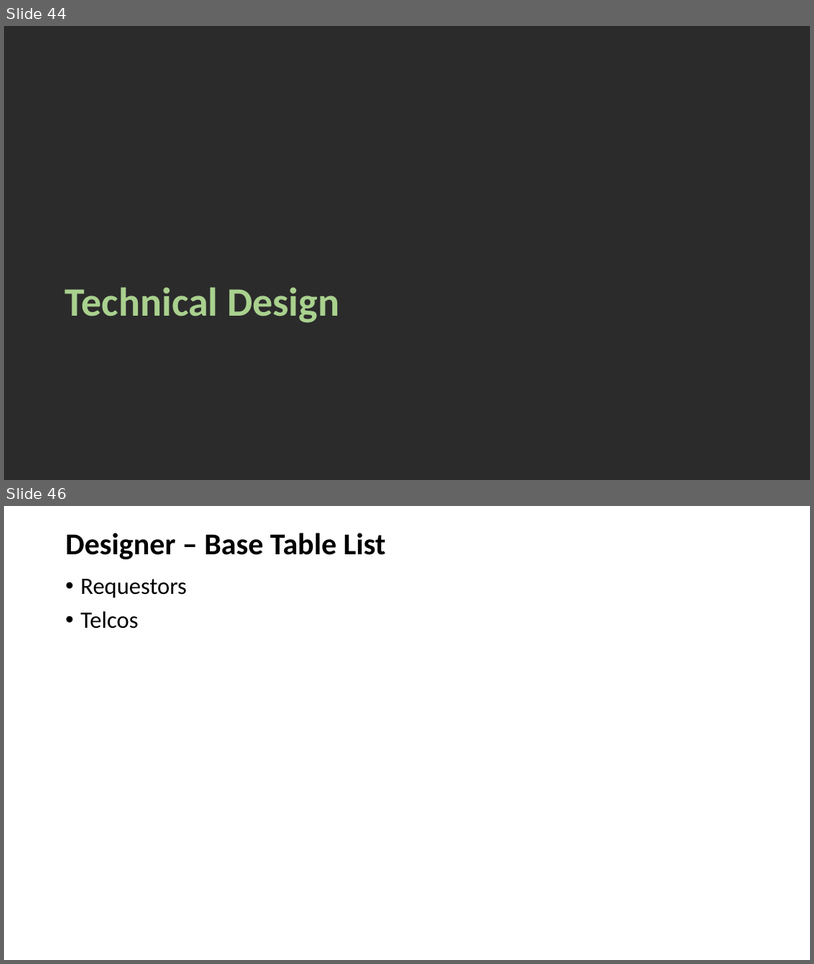
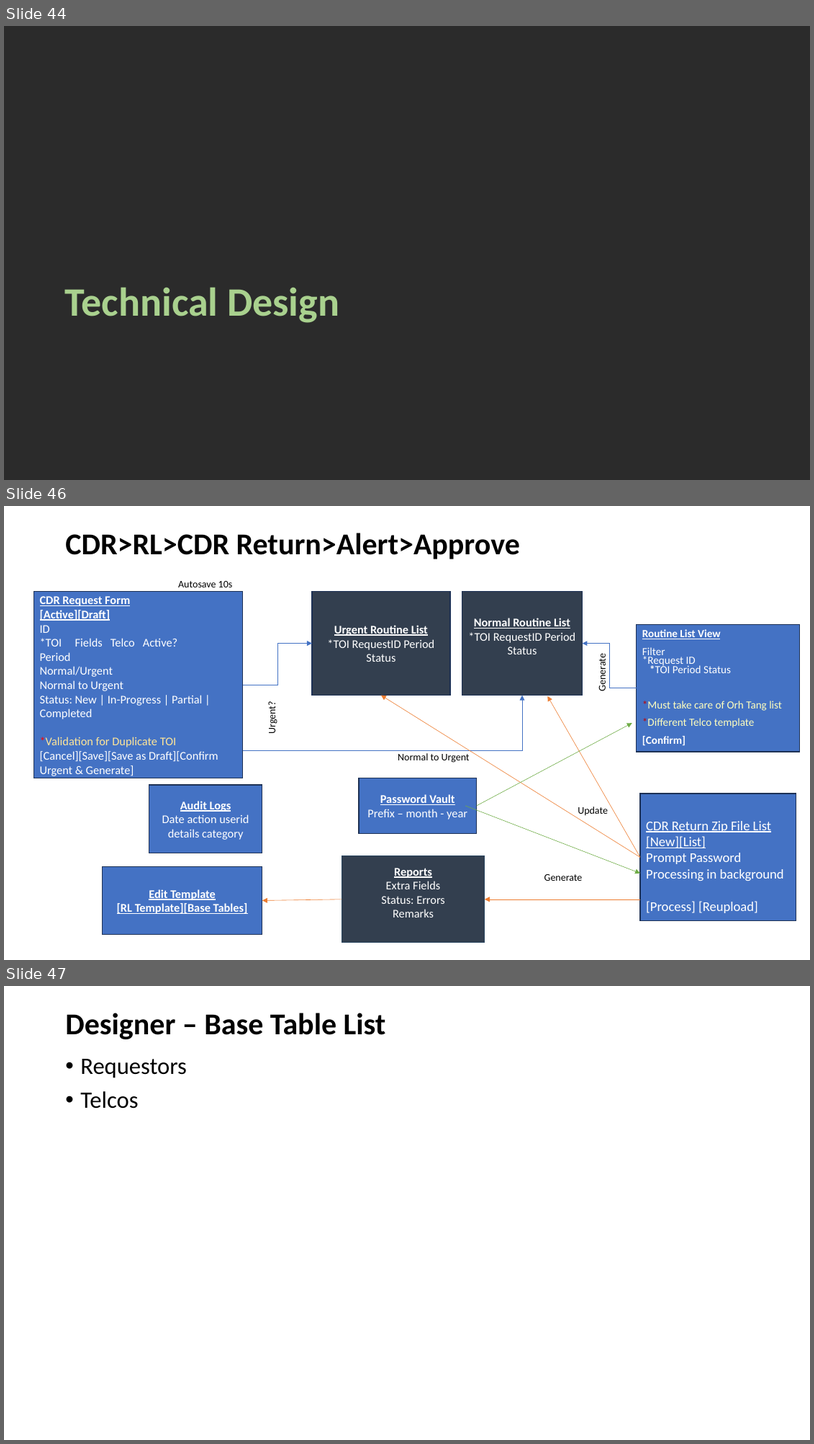
Before and after one commit to ksericpro/hawkeye, a slide deck: docs/DBMS CDR@29Aug25 v1.1.pptx. Shown one above the other, each under a label of ours: slides 44 and 46 before the commit, slides 44, 46 and 47 after it; the slides between them are not shown. The pictures are 814x964 and 814x1444 pixels, drawn with LibreOffice and Linux fonts; fonts in the diff are those of the drawing; background and template pictures are left out; a plain dark background stands for a picture behind light text. Boxes give left, top, right and bottom in pixels: in the first picture for what was removed or moved away, otherwise in the second. Text is boxed around its words. In the diff, an @@ line names an element or a change of style, - is before the commit and + after.

Commit message:
extract excel

```diff
--- a/docs/DBMS CDR@29Aug25 v1.1.pptx
+++ b/docs/DBMS CDR@29Aug25 v1.1.pptx
@@ slide 46 added at <box>4,506,810,960</box>, background #FFFFFF @@
@@ title added at <box>65,533,520,559</box>, 36 pt, text #000000, bold @@
+CDR>RL>CDR Return>Alert>Approve
@@ rectangle added at <box>34,591,243,777</box>, fill #4472C4, outline #1E3256 1 pt, 14 pt, text #FFFFFF @@
+CDR Request Form
+[Active][Draft]
+ID
+*TOI Fields Telco Active?
+Period
+Normal/Urgent
+Normal to Urgent
+Status: New | In-Progress | Partial | Completed
+*Validation for Duplicate TOI
+[Cancel][Save][Save as Draft][Confirm Urgent & Generate]
@@ text added at <box>178,581,233,587</box>, 12 pt, text #000000 @@
+Autosave 10s
@@ rectangle added at <box>312,591,450,695</box>, fill #333F50, outline #1E3256 1 pt, 14 pt, text #FFFFFF @@
+Urgent Routine List
+*TOI RequestID Period Status
@@ rectangle added at <box>463,591,583,695</box>, fill #333F50, outline #1E3256 1 pt, 14 pt, text #FFFFFF @@
+Normal Routine List
+*TOI RequestID Period Status
@@ text added at <box>637,625,801,752</box>, fill #4472C4, outline #1E3256 1 pt, 12.9 pt, text #FFFFFF @@
+Routine List View
+Filter
+*Request ID
+*TOI Period Status
+*Must take care of Orh Tang list
+*Different Telco template
+[Confirm]
@@ elbow arrow added from (243, 685) to (312, 644), #4472C4 0.5 pt @@
@@ elbow arrow added from (637, 688) to (583, 644), #4472C4 0.5 pt @@
@@ text added at <box>597,657,609,691</box>, 12 pt, text #000000 @@
+Generate
@@ elbow arrow added from (243, 750) to (522, 695), #4472C4 0.5 pt @@
@@ arrow added from (640, 857) to (381, 695), #ED7D31 0.5 pt @@
@@ arrow added from (640, 857) to (548, 696), #ED7D31 0.5 pt @@
@@ text added at <box>266,704,278,733</box>, 12 pt, text #000000 @@
+Urgent?
@@ arrow added from (477, 806) to (633, 723), #70AD47 0.5 pt @@
@@ text added at <box>398,753,470,762</box>, 12 pt, text #000000 @@
+Normal to Urgent
@@ rectangle added at <box>149,785,263,852</box>, fill #4472C4, outline #1E3256 1 pt, 14 pt, text #FFFFFF @@
+Audit Logs
+Date action userid details category
@@ rectangle added at <box>359,777,477,834</box>, fill #4472C4, outline #1E3256 1 pt, 14 pt, text #FFFFFF @@
+Password Vault
+Prefix – month - year
@@ arrow added from (466, 806) to (640, 873), #70AD47 0.5 pt @@
@@ text added at <box>578,806,608,816</box>, 12 pt, text #000000 @@
+Update
@@ rectangle added at <box>640,793,797,921</box>, fill #4472C4, outline #1E3256 1 pt, 16 pt, text #FFFFFF @@
+CDR Return Zip File List
+[New][List]
+Prompt Password
+Processing in background
+[Process] [Reupload]
@@ rectangle added at <box>102,867,262,934</box>, fill #4472C4, outline #1E3256 1 pt, 14 pt, text #FFFFFF, bold, underline @@
+Edit Template
+[RL Template][Base Tables]
@@ rectangle added at <box>342,856,485,942</box>, fill #333F50, outline #28445D 1 pt, 14 pt, text #FFFFFF @@
+Reports
+Extra Fields
+Status: Errors
+Remarks
@@ text added at <box>545,874,583,880</box>, 12 pt, text #000000 @@
+Generate
@@ arrow added from (342, 899) to (262, 901), #ED7D31 0.5 pt @@
@@ arrow added from (640, 899) to (485, 899), #ED7D31 0.5 pt @@
@@ what was slide 46 is now slide 47 @@
```
Also in this commit, not shown: 1 slide changed, 7 other files.
